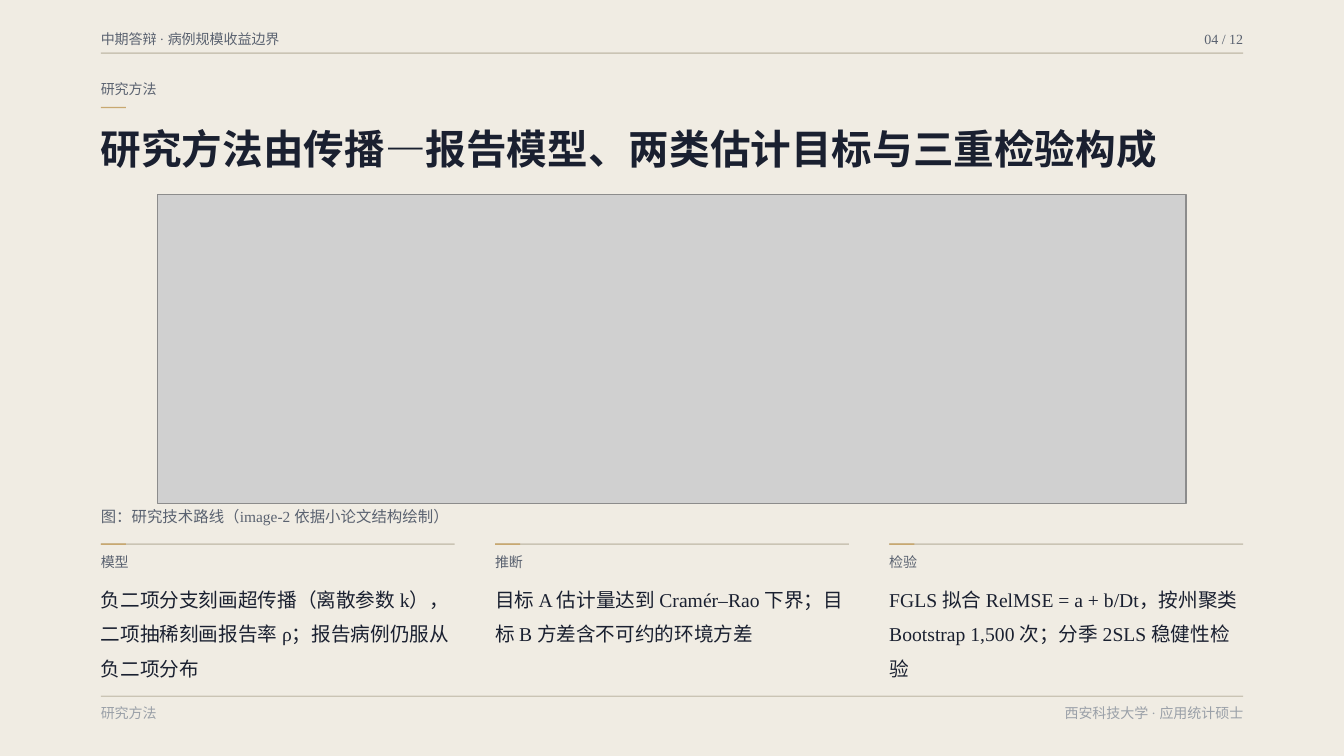
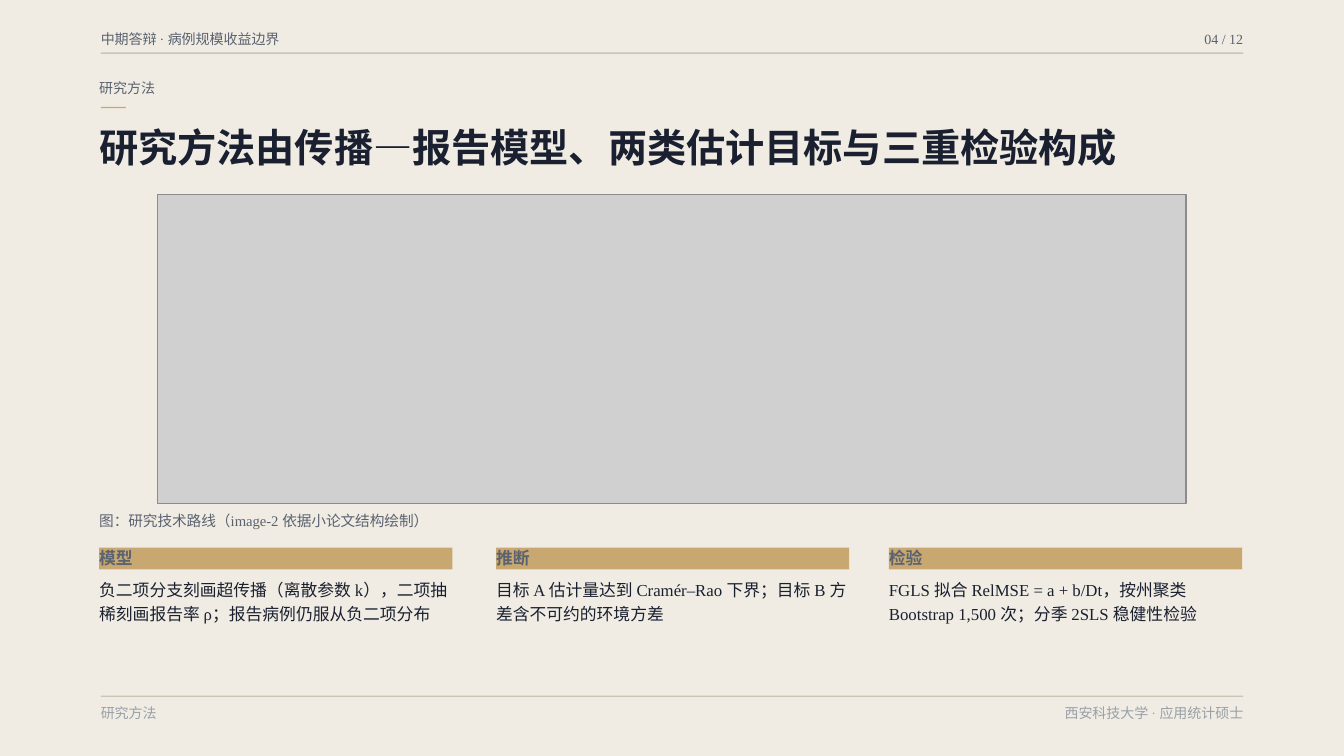
Before and after one commit to wangchi2068/case-count-inference-bottleneck, a slide deck: slide 4 of 中期答辩_精修版.pptx. Drawn at 1344x756 pixels with LibreOffice and Linux fonts; fonts in the diff are those of the drawing; grey boxes stand for pictures. Boxes give left, top, right and bottom in pixels: in the first picture for what was removed or moved away, otherwise in the second. Text is boxed around its words. In the diff, an @@ line names an element or a change of style, - is before the commit and + after.

Commit message:
Harmonize typographic hierarchy and spatial alignment across all slides in defense presentation

```diff
--- a/中期答辩_精修版.pptx
+++ b/中期答辩_精修版.pptx
@@ text "研究方法由传播—报告模型、两类估计目标与三重检验构成" at [99, 128, 1117, 166]: size 29 to 28 pt @@
@@ text "图：研究技术路线（image-2 依据小论文结构绘制）" at [99, 513, 428, 529]: size 11 to 10.5 pt @@
@@ 3 texts: place and size @@
-3 texts at [101, 555, 917, 568]
+3 texts at [99, 547, 923, 566]
@@ size 10 to 12 pt, bold on in 3 elements at [496, 547, 530, 566], [889, 547, 923, 566], [99, 547, 133, 565] @@
@@ rectangle: place and size @@
-rectangle at [101, 543, 126, 544]
+rectangle at [99, 547, 452, 570]
@@ rectangle removed at [101, 543, 455, 544] @@
@@ rectangle removed at [495, 543, 849, 544] @@
@@ rectangle: place and size @@
-rectangle at [495, 543, 520, 544]
+rectangle at [496, 547, 849, 570]
@@ rectangle: place and size @@
-rectangle at [889, 543, 914, 544]
+rectangle at [889, 547, 1242, 570]
@@ rectangle removed at [889, 543, 1243, 544] @@
@@ size 14 to 12 pt; line spacing 1.45 to 1.2 in 3 elements at [889, 582, 1197, 624], [99, 582, 447, 624], [496, 582, 847, 622] @@
```
Also in this commit, not shown: 9 other slides changed, 1 other file.
